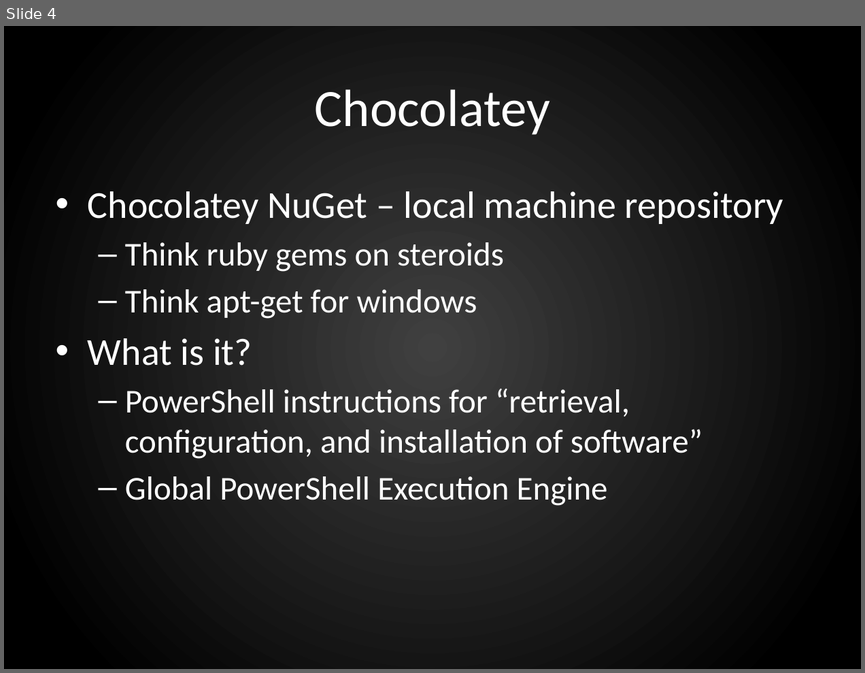
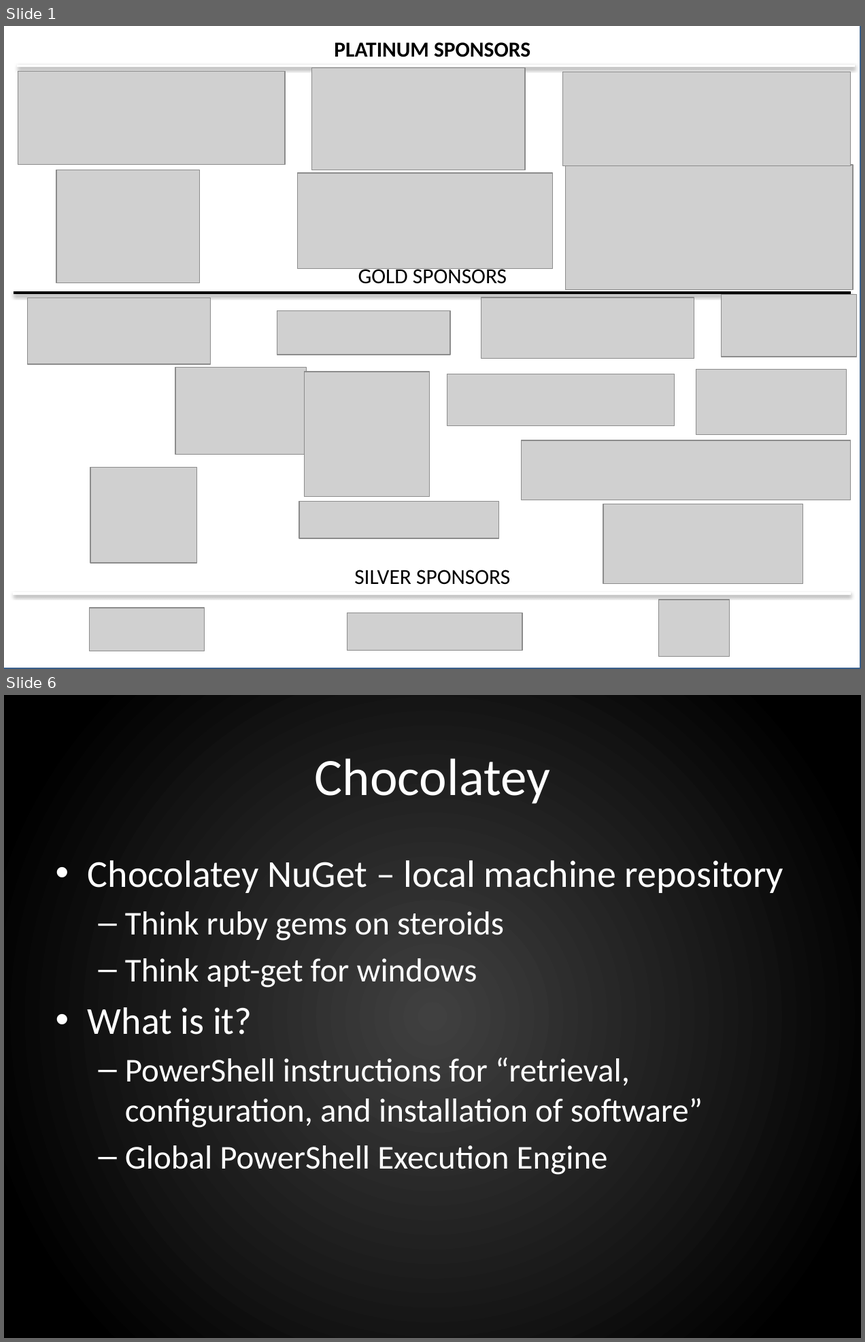
Before and after one commit to ferventcoder/presentations, a slide deck: windows/chocolatey/chocolatey.pptx. Shown one above the other, each under a label of ours: slide 4 before the commit, slides 1 and 6 after it; the slides between them are not shown. The pictures are 865x673 and 865x1342 pixels, drawn with LibreOffice and Linux fonts; fonts in the diff are those of the drawing; grey boxes stand for pictures; background and template pictures are left out. Boxes give left, top, right and bottom in pixels: in the first picture for what was removed or moved away, otherwise in the second. Text is boxed around its words. In the diff, an @@ line names an element or a change of style, - is before the commit and + after.

```diff
--- a/windows/chocolatey/chocolatey.pptx
+++ b/windows/chocolatey/chocolatey.pptx
@@ slide 1 added at [4,26,861,669], background gradient #404040 to #000000 @@
@@ rectangle added at [4,26,861,669], fill #FFFFFF, outline #3A5F8C 2 pt @@
@@ text added at [334,42,530,57], 18 pt, text #000000, bold @@
+PLATINUM SPONSORS
@@ line added from (17, 65) to (855, 65), #FFFFFF 2 pt @@
@@ picture added at [18,72,285,165] @@
@@ picture added at [311,68,525,170] @@
@@ picture added at [563,72,851,165] @@
@@ picture added at [565,165,853,290] @@
@@ picture added at [56,170,199,283] @@
@@ picture added at [298,172,552,269] @@
@@ text added at [358,265,507,284], 18 pt, text #000000 @@
+GOLD SPONSORS
@@ line added from (14, 293) to (851, 293), #000000 2 pt @@
@@ picture added at [27,297,209,363] @@
@@ picture added at [277,310,449,354] @@
@@ picture added at [481,297,695,359] @@
@@ picture added at [721,294,857,356] @@
@@ picture added at [175,367,307,454] @@
@@ picture added at [305,371,430,497] @@
@@ picture added at [696,369,847,434] @@
@@ picture added at [447,374,674,426] @@
@@ picture added at [521,440,851,499] @@
@@ picture added at [90,467,197,563] @@
@@ picture added at [298,501,498,537] @@
@@ picture added at [603,503,802,583] @@
@@ text added at [354,569,510,584], 18 pt, text #000000 @@
+SILVER SPONSORS
@@ line added from (14, 593) to (851, 593), #FFFFFF 2 pt @@
@@ picture added at [90,608,205,651] @@
@@ picture added at [347,612,522,650] @@
@@ picture added at [659,599,730,656] @@
@@ what was slide 4 is now slide 6 @@
```
Also in this commit, not shown: 5 slides changed, 1 other slide added.
